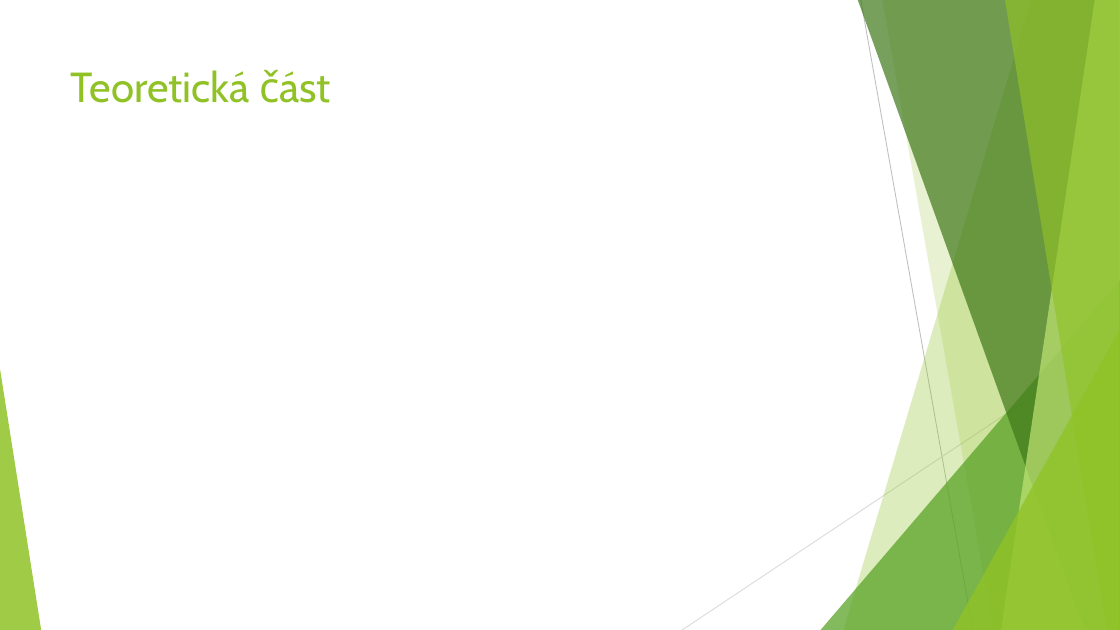
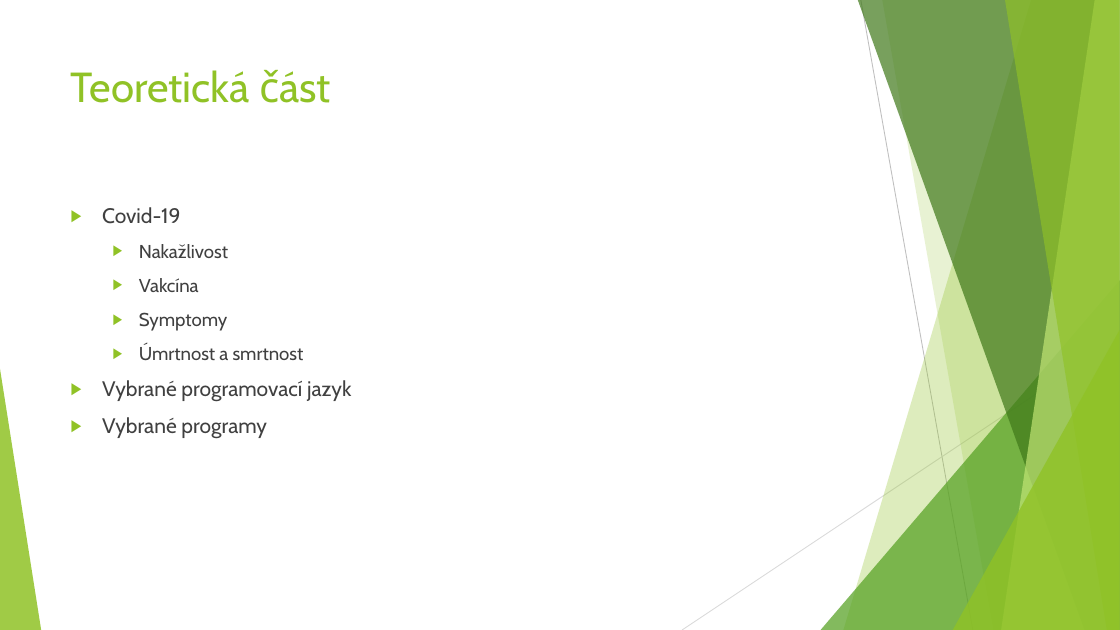
Before and after one commit to NiX3r/CoronaTracker, a slide deck: slide 4 of Documents/CoronaTracker.pptx. Drawn at 1120x630 pixels with LibreOffice and Linux fonts; fonts in the diff are those of the drawing. Boxes give left, top, right and bottom in pixels: in the first picture for what was removed or moved away, otherwise in the second. Text is boxed around its words. In the diff, an @@ line names an element or a change of style, - is before the commit and + after.

```diff
--- a/Documents/CoronaTracker.pptx
+++ b/Documents/CoronaTracker.pptx
@@ text added at [102,207,351,439], 18 pt, text #404040 @@
+▶ Covid-19
+  ▶ Nakažlivost
+  ▶ Vakcína
+  ▶ Symptomy
+  ▶ Úmrtnost a smrtnost
+▶ Vybrané programovací jazyk
+▶ Vybrané programy
```
Also in this commit, not shown: 6 other slides changed, 7 slides added, 3 slides removed.
